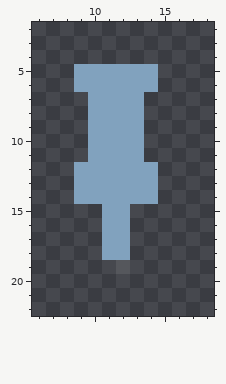
One commit to this pixel-art sprite: awesome/.config/awesome/themes/tomorrow/icons/titlebar/sticky_focus_active.png. The first picture shows the starting point.
The file is 24x24 pixels. Pixels under 10% opacity are left out. Shown: x 6..18, y 2..22.
And afterwards:
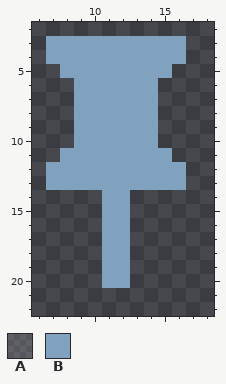
Palette (. is transparent): A #e6e6e628  B #81a2be
What changed:
@@ x 6..18 @@
  2 .............
- 3 .............
- 4 .............
- 5 ...BBBBBB....
+ 3 .BBBBBBBBBB..
+ 4 .BBBBBBBBBB..
+ 5 ..BBBBBBBB...
  6 ...BBBBBB....
- 7 ....BBBB.....
- 8 ....BBBB.....
- 9 ....BBBB.....
-10 ....BBBB.....
-11 ....BBBB.....
-12 ...BBBBBB....
-13 ...BBBBBB....
-14 ...BBBBBB....
+ 7 ...BBBBBB....
+ 8 ...BBBBBB....
+ 9 ...BBBBBB....
+10 ...BBBBBB....
+11 ..BBBBBBBB...
+12 .BBBBBBBBBB..
+13 .BBBBBBBBBB..
+14 .....BB......
 15 .....BB......
@@ x 9..14 @@
 18 ..BB..
-19 ...A..
-20 ......
+19 ..BB..
+20 ..BB..
 21 ......
Boxes around the changes in both pictures, in picture pixels (x1, y1, x2, y2):
changed: (46, 36, 186, 288)
